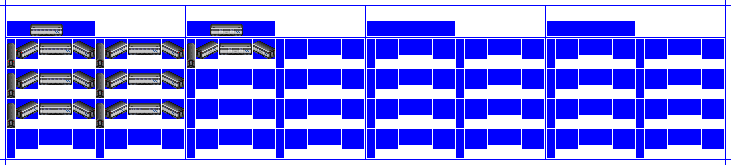
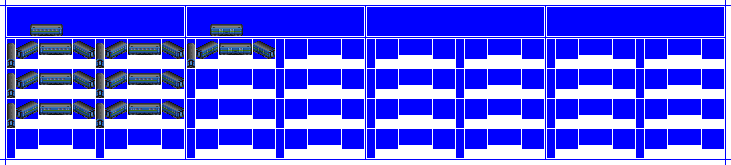
Comparing the layer stacks of the two 731×165 images. Changes:
hid "Lights" over [8, 50, 184, 62]
renamed "CC1 copy" to "Liv0", hid it over [7, 24, 275, 126]
added layer "CC2 copy #1" above "Black" over [7, 24, 275, 126]
painted on "Background" over [7, 7, 724, 36]